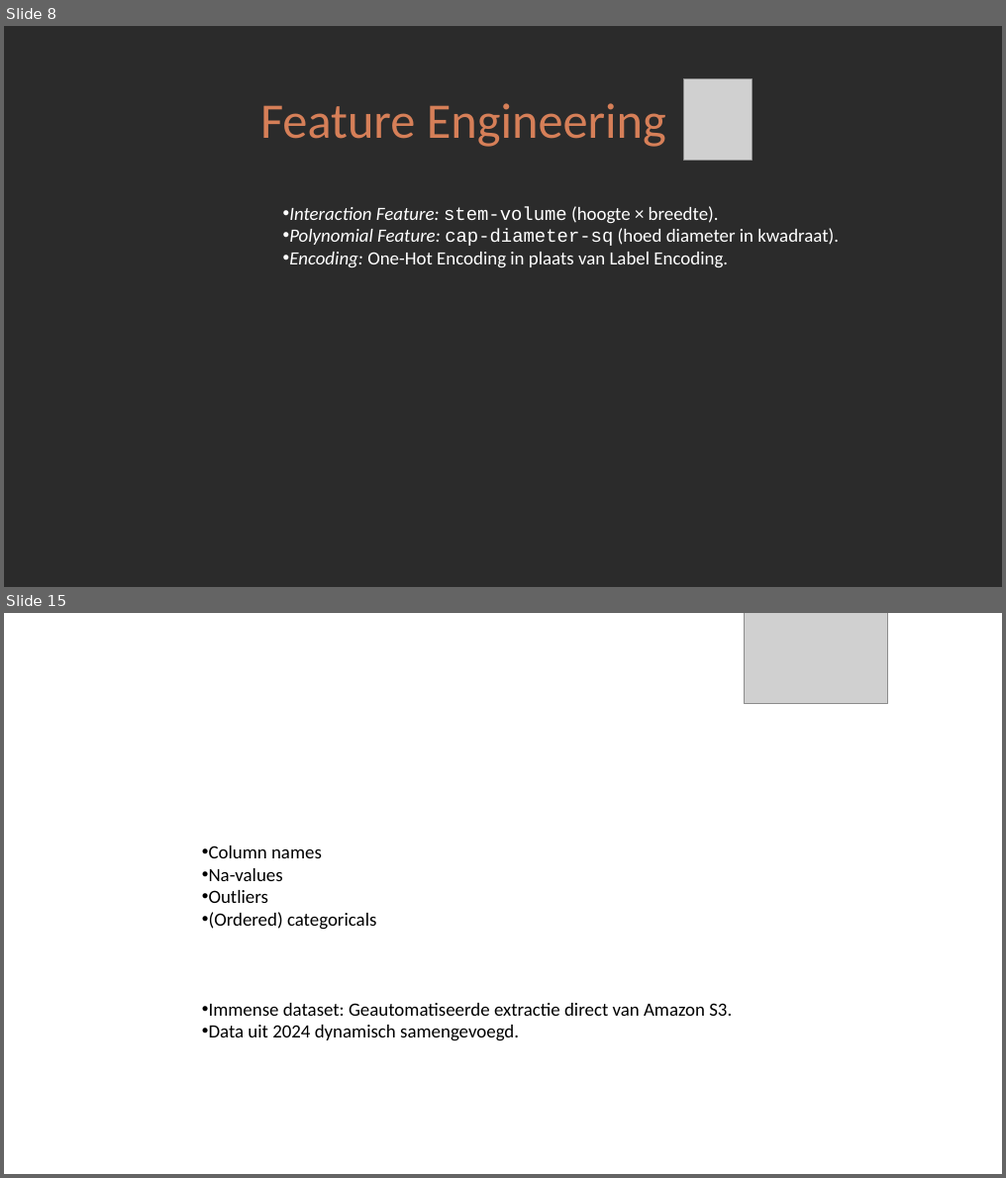
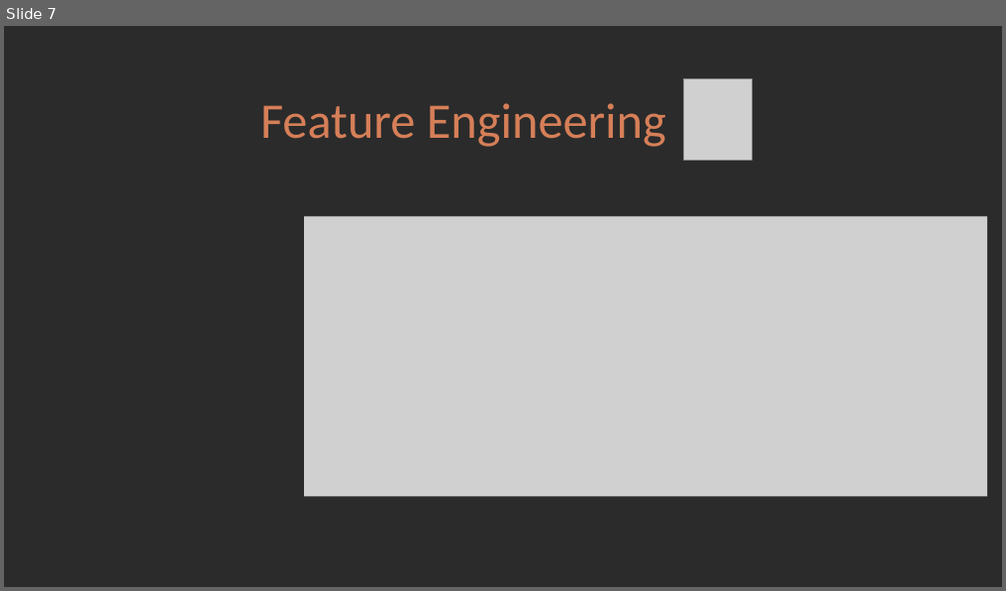
Before and after one commit to dmitcher7/CloudAI-Challenge, a slide deck: Presentatie Cloud AI.pptx. Shown one above the other, each under a label of ours: slides 8 and 15 before the commit, slide 7 after it; the slides between them are not shown. The pictures are 1006x1178 and 1006x591 pixels, drawn with LibreOffice and Linux fonts; fonts in the diff are those of the drawing; grey boxes stand for pictures; background and template pictures are left out; a plain dark background stands for a picture behind light text. Boxes give left, top, right and bottom in pixels: in the first picture for what was removed or moved away, otherwise in the second. Text is boxed around its words. In the diff, an @@ line names an element or a change of style, - is before the commit and + after.

```diff
--- a/Presentatie Cloud AI.pptx
+++ b/Presentatie Cloud AI.pptx
@@ slide 15 removed at (4,613,1002,1174), background picture (left out) @@
@@ picture removed at (744,613,887,703) @@
@@ title removed at (780,645,971,704) @@
-EDA
-Datakwaliteit & Anomalies
@@ text removed at (209,846,732,1042) @@
-• Column names
-• Na-values
-• Outliers
-• (Ordered) categoricals
-• Immense dataset: Geautomatiseerde extractie direct van Amazon S3.
-• Data uit 2024 dynamisch samengevoegd.
@@ what was slide 8 is now slide 7 @@
@@ slide 7 changed as well @@
@@ text removed at (289,206,839,269) @@
-• Interaction Feature: stem-volume (hoogte × breedte).
-• Polynomial Feature: cap-diameter-sq (hoed diameter in kwadraat).
-• Encoding: One-Hot Encoding in plaats van Label Encoding.
@@ picture added at (304,216,988,496) @@
```
Also in this commit, not shown: 4 other slides changed, 18 slides added, 14 other slides removed, 16 other files.
